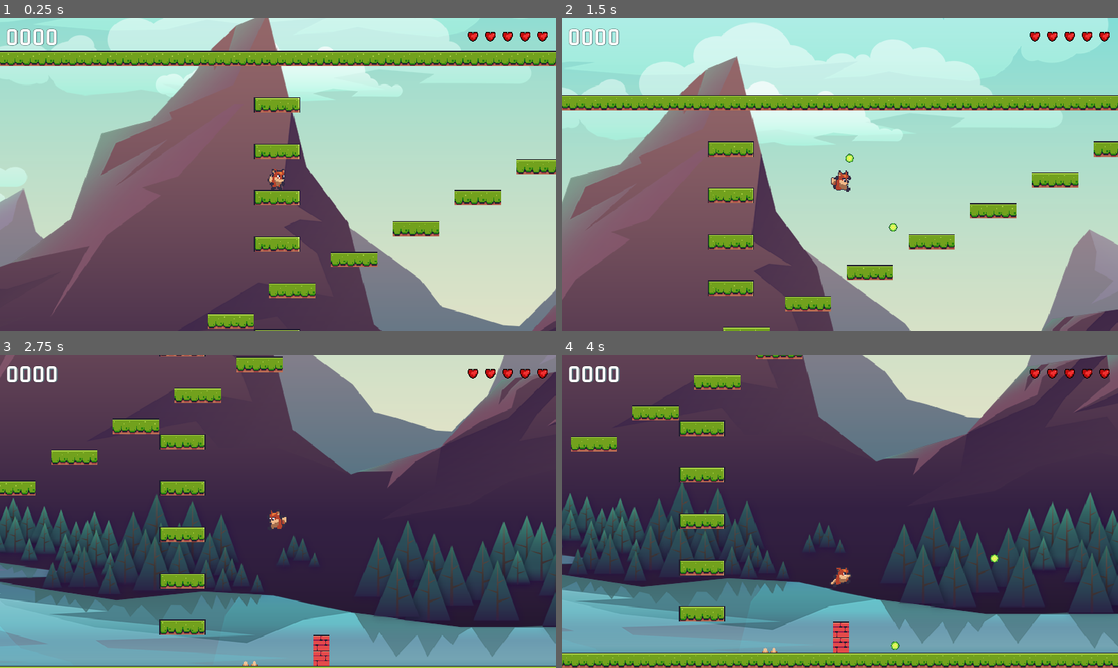
Above: before the commit, frames 1-4 (two rows, left to right).
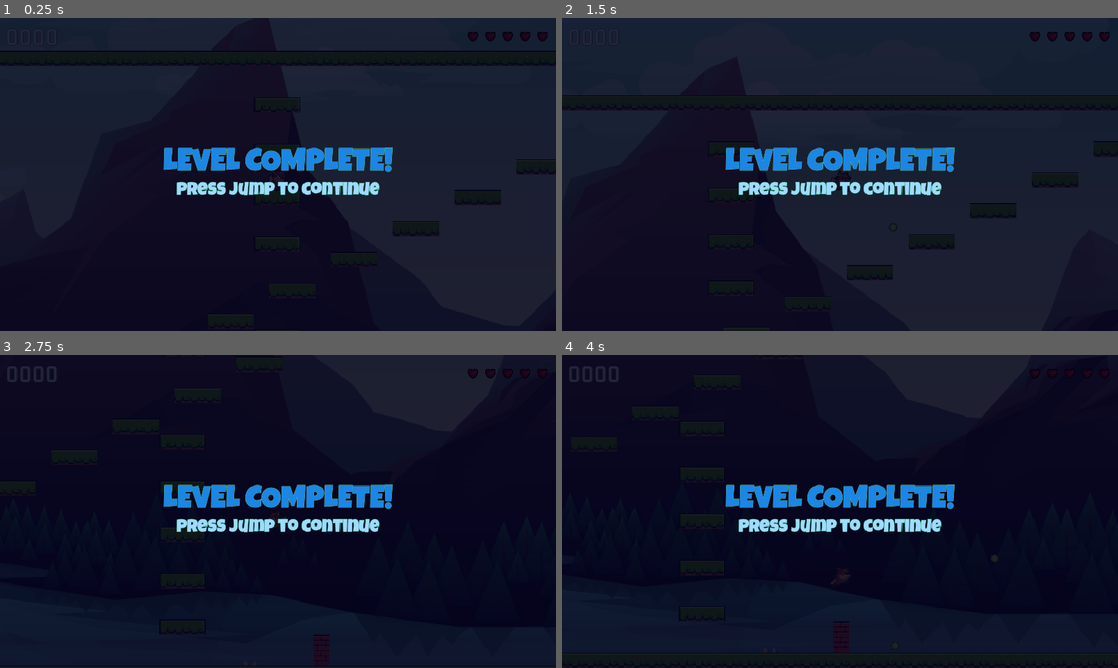
Above: after the commit, the same moments.

Repository: fj0lverkr/FoxAntics
Game: Godot game, scene res://scenes/level_base/level_base.tscn
Two runs of this game, one before a commit and one after it. Both use one fixed random seed, a clock stepped at 60 frames per second and the inputs below. The project has no main scene, so this scene is started directly.
Inputs (mouse positions are in pixels of both pictures, inside the frame that each line leads up to):
- Up to frame 1 (0.25 s): no input
- Up to frame 2 (1.5 s): move the mouse to (962, 158) at 0.52 s; hold D (right) from 0.53 s (still down); click (962, 158) at 0.6 s; tap W (up) at 0.77 s; move the mouse to (728, 190) at 1.27 s; click (728, 190) at 1.35 s
- Up to frame 3 (2.75 s): tap W (up) at 1.52 s; move the mouse to (333, 442) at 2.02 s; release D (right) at 2.03 s; hold A (left) from 2.03 s (still down); click (333, 442) at 2.1 s
- Up to frame 4 (4 s): move the mouse to (812, 574) at 2.77 s; release A (left) at 2.78 s; hold D (right) from 2.78 s (still down); click (812, 574) at 2.85 s; tap W (up) at 3.02, 3.77 s; move the mouse to (1006, 558) at 3.52 s; click (1006, 558) at 3.6 s

The runs differ from the first frame. In frame 1, 100% of the frame differs, in the area x 0-100%, y 0-100%; in frame 2, 100%; in frame 3, 100%; in frame 4, 100%.

Commit message:
create main scene

Diff:
--- a/assets/LG_24_SubTitle.tres
+++ b/assets/LG_24_SubTitle.tres
@@ -4,7 +4,7 @@
 
 [resource]
 font = ExtResource("1_r5rvt")
-font_size = 24
+font_size = 36
 font_color = Color(0.631373, 0.854902, 0.996078, 1)
 outline_size = 2
-outline_color = Color(0.439216, 0.917647, 0.564706, 1)
+outline_color = Color(0.0745098, 0.788235, 0.486275, 1)
--- /dev/null
+++ b/assets/LG_36_HS.tres
@@ -0,0 +1,10 @@
+[gd_resource type="LabelSettings" load_steps=2 format=3 uid="uid://cgmoepicl744b"]
+
+[ext_resource type="FontFile" uid="uid://dygdo5xrk10nw" path="res://assets/fonts/LuckiestGuy-Regular.ttf" id="1_o2nsv"]
+
+[resource]
+font = ExtResource("1_o2nsv")
+font_size = 48
+font_color = Color(0.631373, 0.854902, 0.996078, 1)
+outline_size = 3
+outline_color = Color(0.0745098, 0.0745098, 0.0745098, 1)
--- /dev/null
+++ b/assets/LG_64_MainTitle.tres
@@ -0,0 +1,10 @@
+[gd_resource type="LabelSettings" load_steps=2 format=3 uid="uid://16lprti7wp1x"]
+
+[ext_resource type="FontFile" uid="uid://dygdo5xrk10nw" path="res://assets/fonts/LuckiestGuy-Regular.ttf" id="1_k5udu"]
+
+[resource]
+font = ExtResource("1_k5udu")
+font_size = 72
+font_color = Color(0.105882, 0.52549, 0.894118, 1)
+outline_size = 8
+outline_color = Color(0.0705882, 0.0705882, 0.0705882, 1)
--- a/scenes/hud/hud.tscn
+++ b/scenes/hud/hud.tscn
@@ -1,9 +1,10 @@
-[gd_scene load_steps=5 format=3 uid="uid://bye75w214dweh"]
+[gd_scene load_steps=6 format=3 uid="uid://bye75w214dweh"]
 
 [ext_resource type="LabelSettings" uid="uid://cd6fw71smmni4" path="res://assets/GL_48_White.tres" id="1_nxi5y"]
 [ext_resource type="Texture2D" uid="uid://jka0nadwutf" path="res://assets/items/pixel heart 2.png" id="2_586kd"]
 [ext_resource type="LabelSettings" uid="uid://bxcrp4yp2shbm" path="res://assets/LG_64_Title.tres" id="3_x4ula"]
 [ext_resource type="LabelSettings" uid="uid://dy5tbycl7dxr" path="res://assets/LG_24_SubTitle.tres" id="4_ee1n1"]
+[ext_resource type="LabelSettings" uid="uid://cgmoepicl744b" path="res://assets/LG_36_HS.tres" id="5_j2ob1"]
 
 [node name="HUD" type="Control"]
 layout_mode = 3
@@ -65,7 +66,6 @@
 stretch_mode = 5
 
 [node name="Overlay" type="ColorRect" parent="."]
-visible = false
 layout_mode = 1
 anchors_preset = 15
 anchor_right = 1.0
@@ -75,7 +75,6 @@
 color = Color(0, 0.00392157, 0.0980392, 0.862745)
 
 [node name="VBLevelComplete" type="VBoxContainer" parent="Overlay"]
-visible = false
 layout_mode = 1
 anchors_preset = 8
 anchor_left = 0.5
@@ -128,6 +127,6 @@
 [node name="SubTitleLabel" type="Label" parent="Overlay/VBGameOver"]
 layout_mode = 2
 text = "Press jump for main menu"
-label_settings = ExtResource("4_ee1n1")
+label_settings = ExtResource("5_j2ob1")
 horizontal_alignment = 1
 vertical_alignment = 1
--- /dev/null
+++ b/scenes/main/main.tscn
@@ -0,0 +1,59 @@
+[gd_scene load_steps=5 format=3 uid="uid://yrfn7o08rhm1"]
+
+[ext_resource type="AudioStream" uid="uid://dmhewhhn65p8n" path="res://assets/sound/Farm Frolics.ogg" id="1_x2kwn"]
+[ext_resource type="Texture2D" uid="uid://dhtxxb1o7a3jl" path="res://assets/backgrounds/platformer_background_4.png" id="2_8hkjd"]
+[ext_resource type="LabelSettings" uid="uid://16lprti7wp1x" path="res://assets/LG_64_MainTitle.tres" id="3_7vtcq"]
+[ext_resource type="LabelSettings" uid="uid://cgmoepicl744b" path="res://assets/LG_36_HS.tres" id="4_e1bkm"]
+
+[node name="Main" type="CanvasLayer"]
+
+[node name="AudioStreamPlayer" type="AudioStreamPlayer" parent="."]
+stream = ExtResource("1_x2kwn")
+autoplay = true
+
+[node name="TextureRect" type="TextureRect" parent="."]
+anchors_preset = 15
+anchor_right = 1.0
+anchor_bottom = 1.0
+grow_horizontal = 2
+grow_vertical = 2
+texture = ExtResource("2_8hkjd")
+expand_mode = 3
+
+[node name="VBoxContainer" type="VBoxContainer" parent="."]
+anchors_preset = 8
+anchor_left = 0.5
+anchor_top = 0.5
+anchor_right = 0.5
+anchor_bottom = 0.5
+offset_left = -20.0
+offset_top = -20.0
+offset_right = 20.0
+offset_bottom = 20.0
+grow_horizontal = 2
+grow_vertical = 2
+
+[node name="TitleLabel" type="Label" parent="VBoxContainer"]
+layout_mode = 2
+text = "Foxy Antics"
+label_settings = ExtResource("3_7vtcq")
+horizontal_alignment = 1
+vertical_alignment = 1
+
+[node name="HBoxContainer" type="HBoxContainer" parent="VBoxContainer"]
+layout_mode = 2
+alignment = 1
+
+[node name="Label" type="Label" parent="VBoxContainer/HBoxContainer"]
+layout_mode = 2
+text = "High Score: "
+label_settings = ExtResource("4_e1bkm")
+horizontal_alignment = 1
+vertical_alignment = 1
+
+[node name="HSLabel" type="Label" parent="VBoxContainer/HBoxContainer"]
+layout_mode = 2
+text = "0000"
+label_settings = ExtResource("4_e1bkm")
+horizontal_alignment = 1
+vertical_alignment = 1
